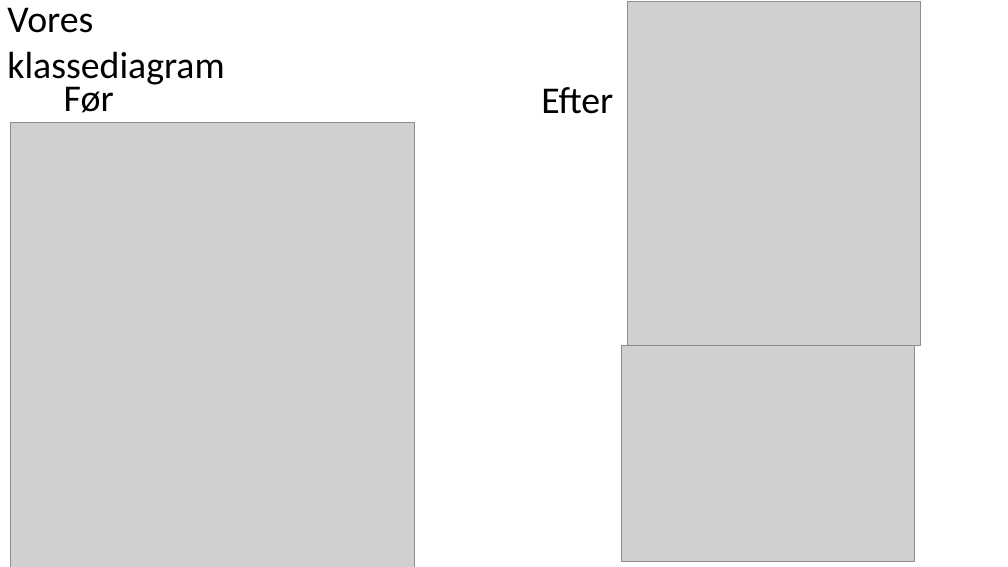
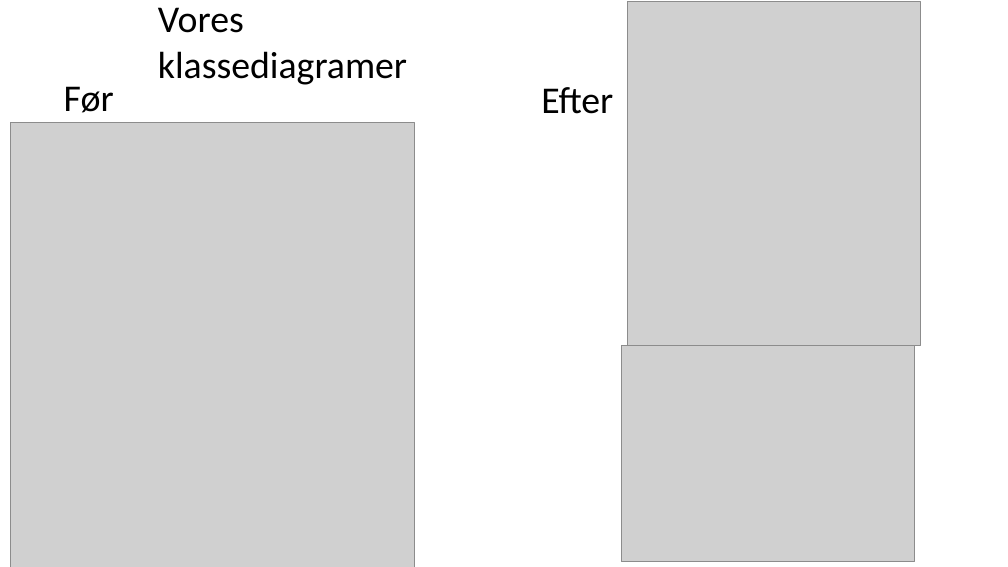
Before and after one commit to Inga-Helgadottir/AIR-SP3, a slide deck: slide 2 of Slides/SP3-pp.odp. Drawn at 1008x567 pixels with LibreOffice and Linux fonts; fonts in the diff are those of the drawing; grey boxes stand for pictures. Boxes give left, top, right and bottom in pixels: in the first picture for what was removed or moved away, otherwise in the second. Text is boxed around its words. In the diff, an @@ line names an element or a change of style, - is before the commit and + after.

```diff
--- a/Slides/SP3-pp.odp
+++ b/Slides/SP3-pp.odp
@@ text at bbox=[158, 7, 407, 85]: text changed @@
-Vores klassediagram
+Vores klassediagramer
```
